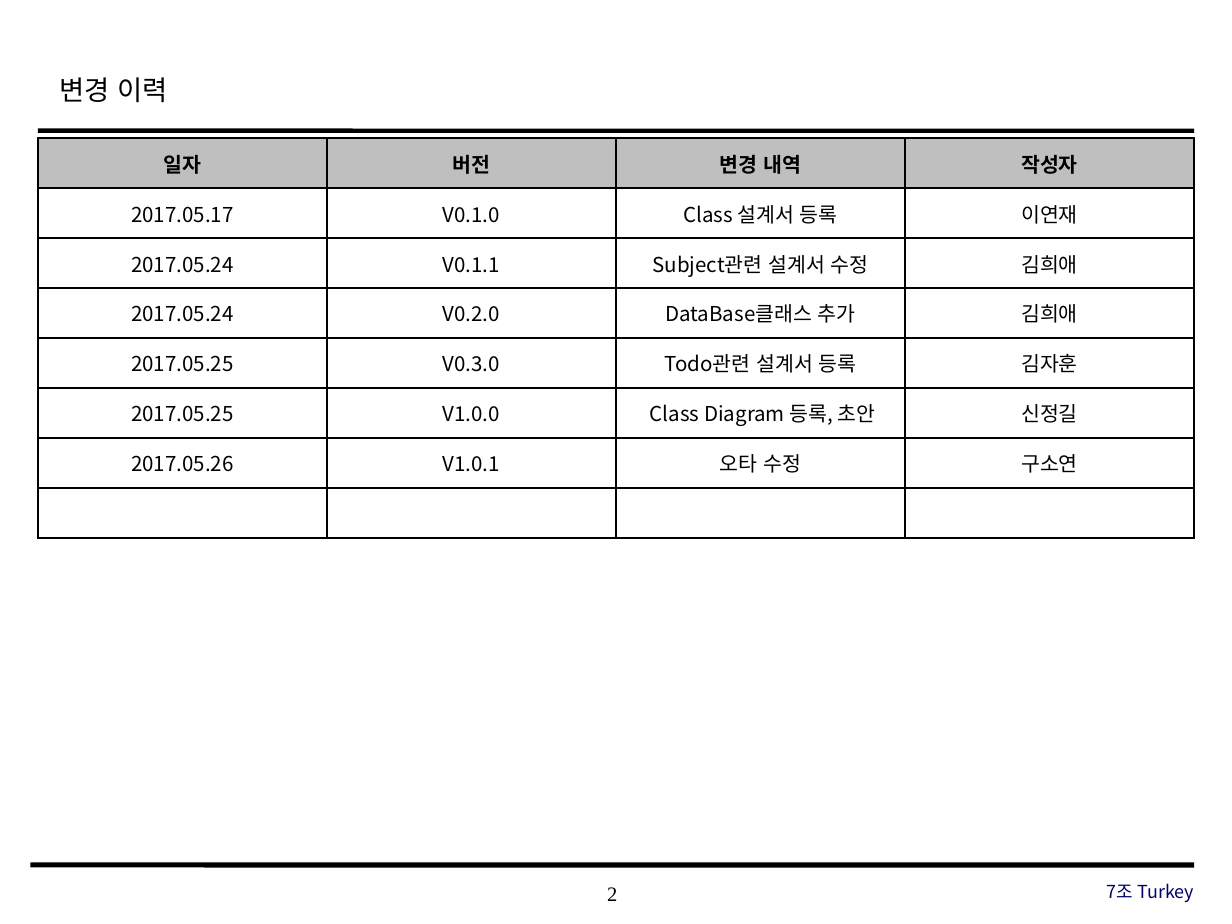
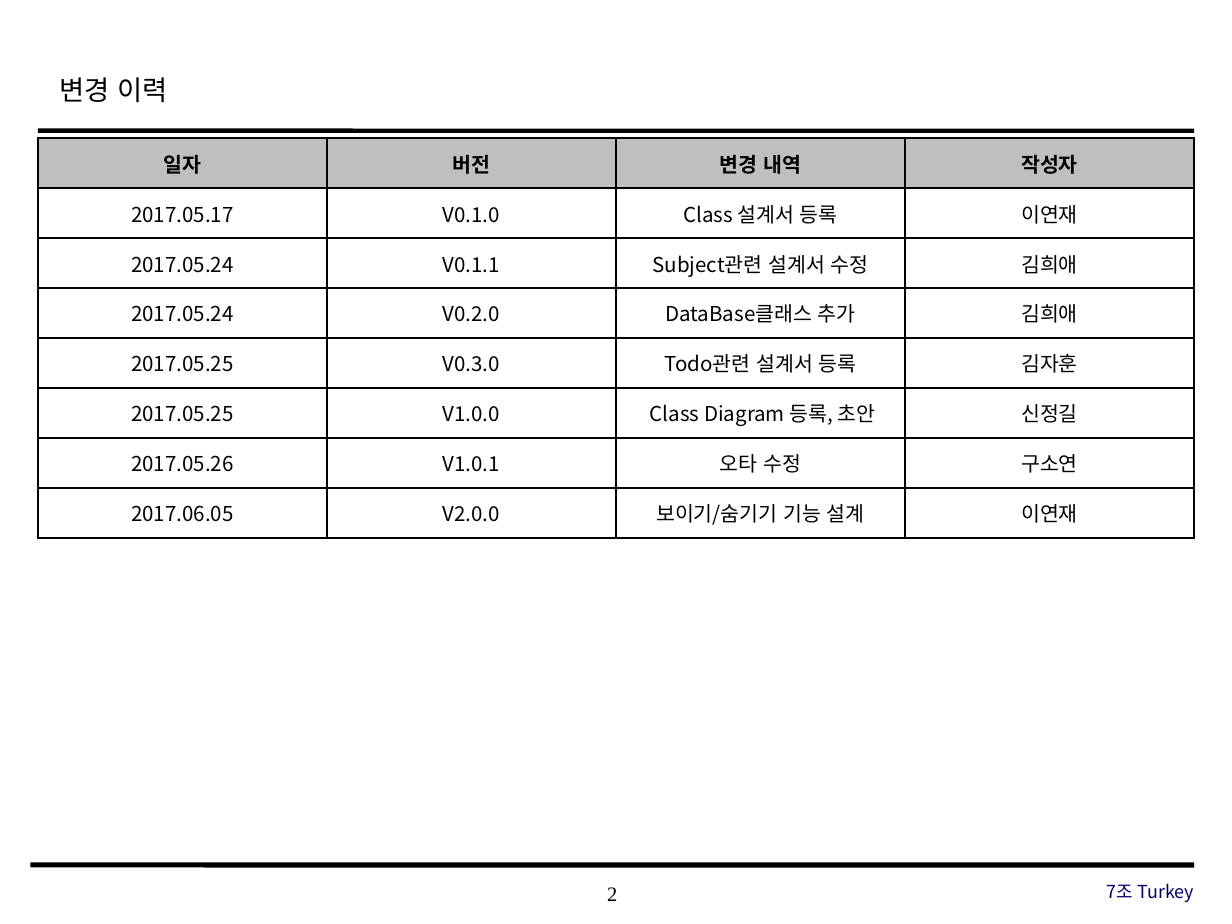
Before and after one commit to SE-admin/7, a slide deck: slide 2 of doc/3_ 설계서/Class Design.pptx. Drawn at 1232x924 pixels with LibreOffice and Linux fonts; fonts in the diff are those of the drawing; background and template pictures are left out. Boxes give left, top, right and bottom in pixels: in the first picture for what was removed or moved away, otherwise in the second. Text is boxed around its words. In the diff, an @@ line names an element or a change of style, - is before the commit and + after.

Commit message:
#890 | Class Design | doc | 완료된 To do 항목 보이기/숨기기 기능 설계

```diff
--- a/doc/3_ 설계서/Class Design.pptx
+++ b/doc/3_ 설계서/Class Design.pptx
@@ table at box(38, 138, 1196, 537) @@
-row 8:  |  |  | 
+row 8: 2017.06.05 | V2.0.0 | 보이기/숨기기 기능 설계 | 이연재
```
Also in this commit, not shown: 12 other slides changed.
